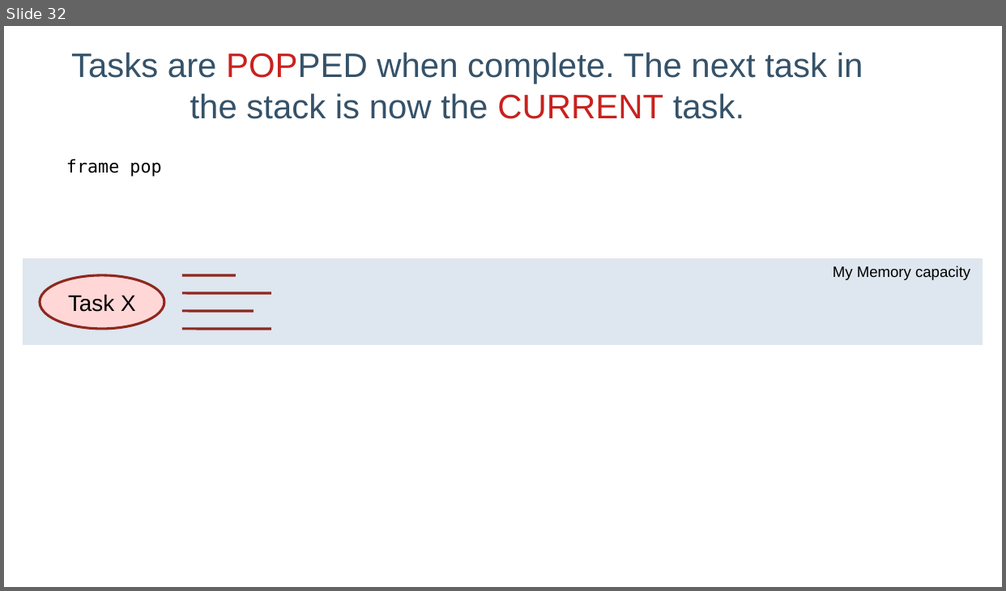
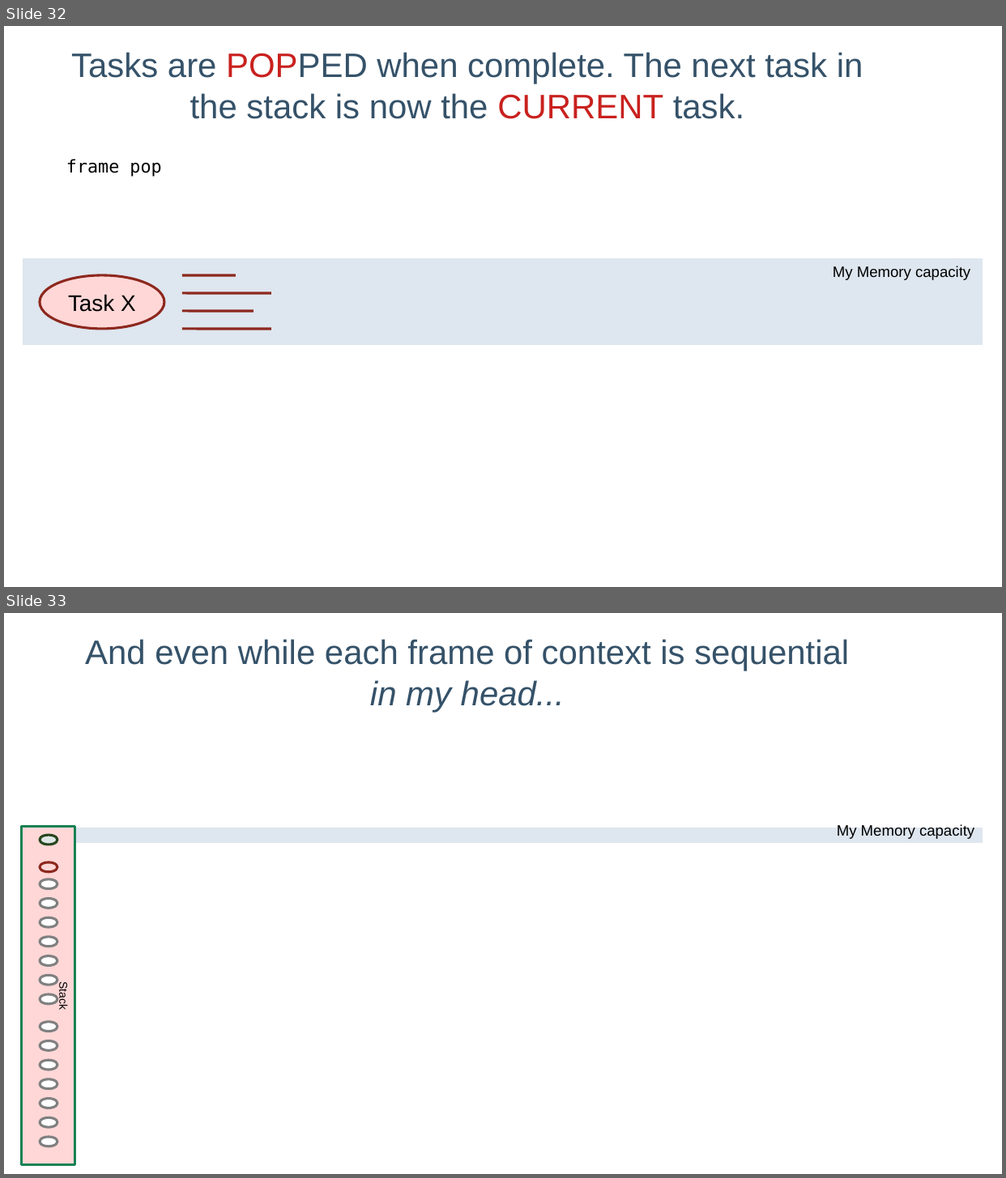
Before and after one commit to lelanthran/frame, a slide deck: docs/FrameIntroduction.odp. Shown one above the other, each under a label of ours: slide 32 before the commit, slides 32 and 33 after it. The pictures are 1006x591 and 1006x1178 pixels, drawn with LibreOffice and Linux fonts; fonts in the diff are those of the drawing; background and template pictures are left out. Boxes give left, top, right and bottom in pixels: in the first picture for what was removed or moved away, otherwise in the second. Text is boxed around its words. In the diff, an @@ line names an element or a change of style, - is before the commit and + after.

```diff
--- a/docs/FrameIntroduction.odp
+++ b/docs/FrameIntroduction.odp
@@ slide 33 added at (4,613,1002,1174), background #FFFFFF @@
@@ title added at (85,639,849,712), 27 pt, text #355269 @@
+And even while each frame of context is sequential
+in my head...
@@ rectangle added at (22,827,985,845), fill #DEE6EF, outline #FFFFFF 1.98 pt @@
@@ rectangle added at (22,827,75,1165), fill #FFD7D7, outline #168253 1.98 pt, 9 pt, text #000000 @@
+Stack
@@ text added at (837,824,974,839), 12 pt, text #000000 @@
+My Memory capacity
@@ ellipse added at (40,835,57,845), fill #DEE7E5, outline #28471F 1.98 pt @@
@@ ellipse added at (40,863,57,873), fill #FFD7D7, outline #8D281E 1.98 pt @@
@@ ellipse added at (40,879,57,889), fill #FFFFFF, outline #808080 1.98 pt @@
@@ ellipse added at (40,898,57,908), fill #FFFFFF, outline #808080 1.98 pt @@
@@ ellipse added at (40,918,57,928), fill #FFFFFF, outline #808080 1.98 pt @@
@@ ellipse added at (40,937,57,948), fill #FFFFFF, outline #808080 1.98 pt @@
@@ ellipse added at (40,956,57,966), fill #FFFFFF, outline #808080 1.98 pt @@
@@ ellipse added at (40,975,57,985), fill #FFFFFF, outline #808080 1.98 pt @@
@@ ellipse added at (40,995,57,1004), fill #FFFFFF, outline #808080 1.98 pt @@
@@ ellipse added at (40,1022,57,1033), fill #FFFFFF, outline #808080 1.98 pt @@
@@ ellipse added at (40,1041,57,1051), fill #FFFFFF, outline #808080 1.98 pt @@
@@ ellipse added at (40,1060,57,1071), fill #FFFFFF, outline #808080 1.98 pt @@
@@ ellipse added at (40,1080,57,1089), fill #FFFFFF, outline #808080 1.98 pt @@
@@ ellipse added at (40,1099,57,1110), fill #FFFFFF, outline #808080 1.98 pt @@
@@ ellipse added at (40,1118,57,1128), fill #FFFFFF, outline #808080 1.98 pt @@
@@ ellipse added at (40,1137,57,1148), fill #FFFFFF, outline #808080 1.98 pt @@
```
Also in this commit, not shown: 7 slides changed, 1 other slide added.
